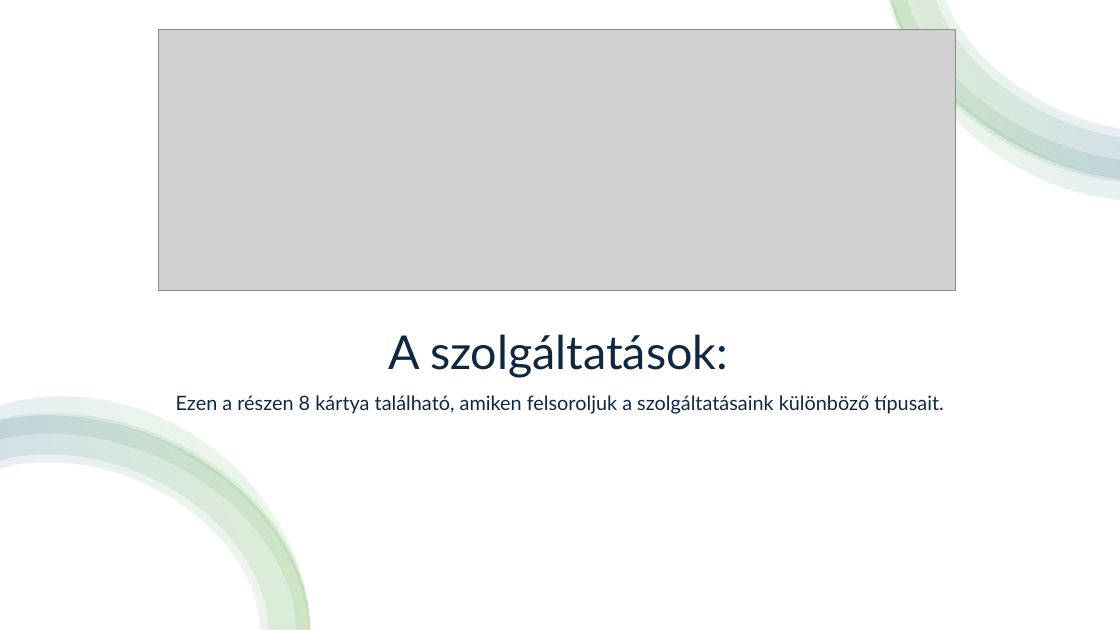
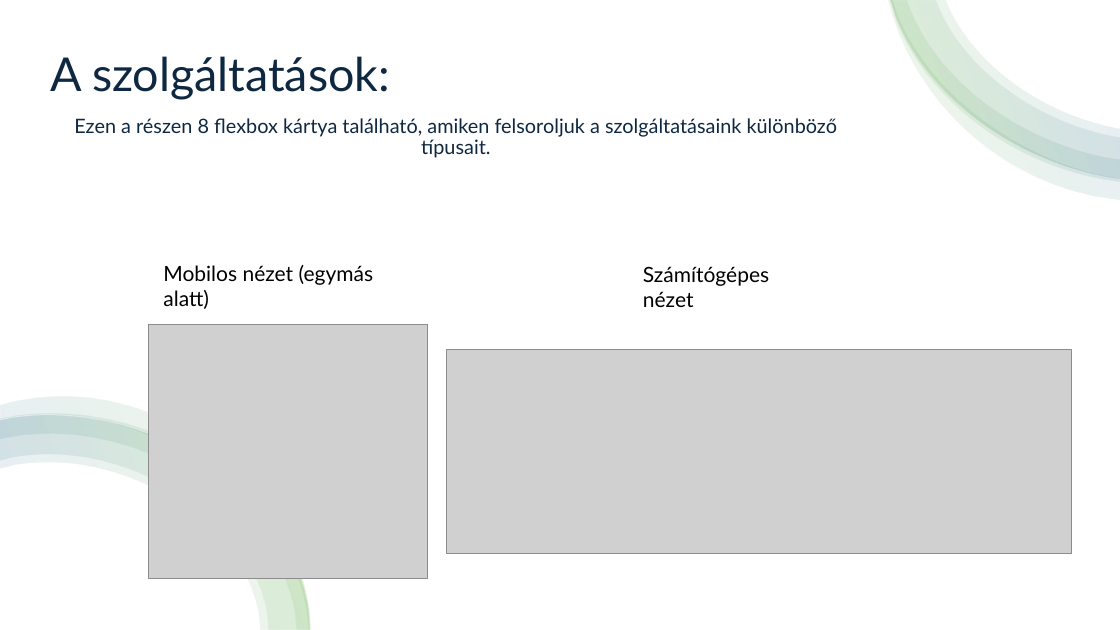
Before and after one commit to gergokee10/vizibicikli_projekt, a slide deck: slide 4 of Vízibicikli_weboldal.pptx. Drawn at 1120x630 pixels with LibreOffice and Linux fonts; fonts in the diff are those of the drawing; grey boxes stand for pictures. Boxes give left, top, right and bottom in pixels: in the first picture for what was removed or moved away, otherwise in the second. Text is boxed around its words. In the diff, an @@ line names an element or a change of style, - is before the commit and + after.

```diff
--- a/Vízibicikli_weboldal.pptx
+++ b/Vízibicikli_weboldal.pptx
@@ title "A szolgáltatások:": place and size @@
-title "A szolgáltatások:" at [388, 334, 728, 378]
+title "A szolgáltatások:" at [50, 56, 390, 100]
@@ text at [74, 118, 837, 158]: text changed @@
-Ezen a részen 8 kártya található, amiken felsoroljuk a szolgáltatásaink különböző típusait.
+Ezen a részen 8 flexbox kártya található, amiken felsoroljuk a szolgáltatásaink különböző típusait.
@@ text added at [163, 265, 374, 309], 18 pt, text #000000 @@
+Mobilos nézet (egymás alatt)
@@ text added at [643, 266, 769, 307], 18 pt, text #000000 @@
+Számítógépes nézet
@@ picture added at [149, 324, 428, 579] @@
@@ picture: place and size @@
-picture at [159, 29, 956, 290]
+picture at [447, 350, 1072, 554]
```
Also in this commit, not shown: 3 other slides changed.
